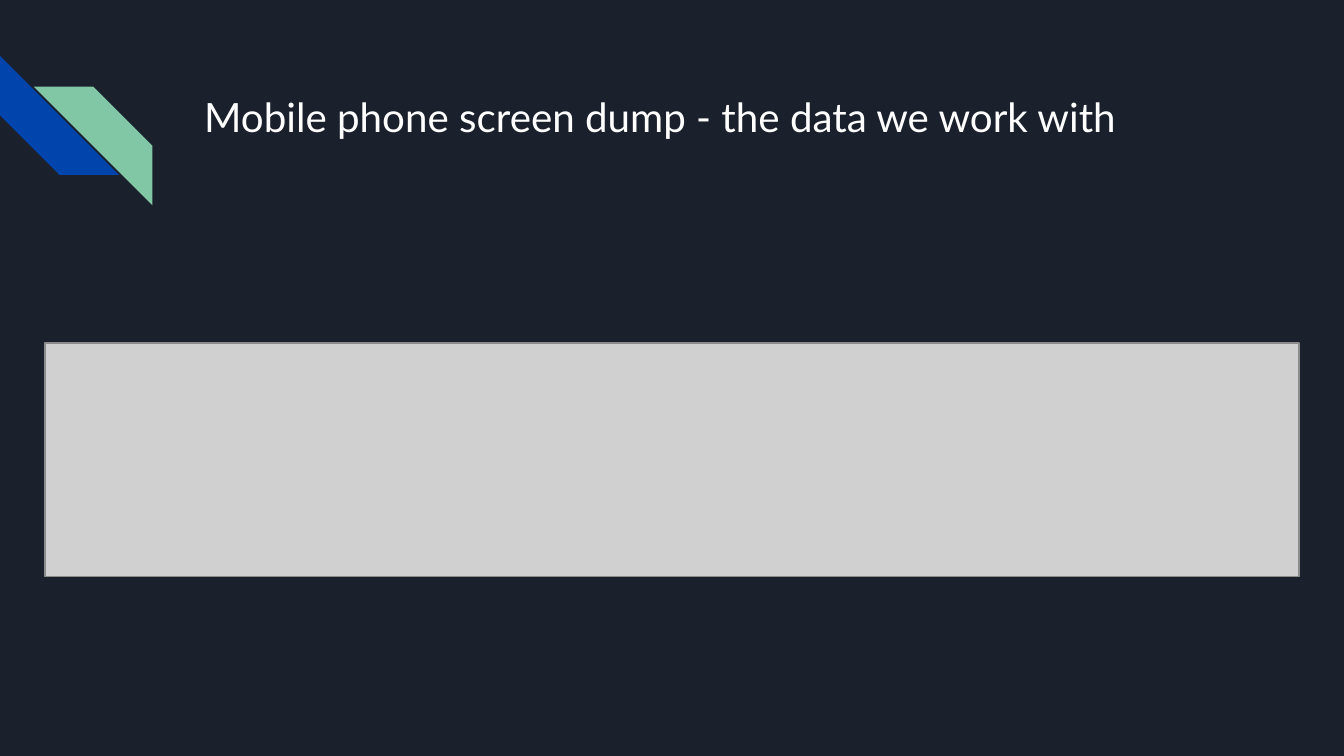
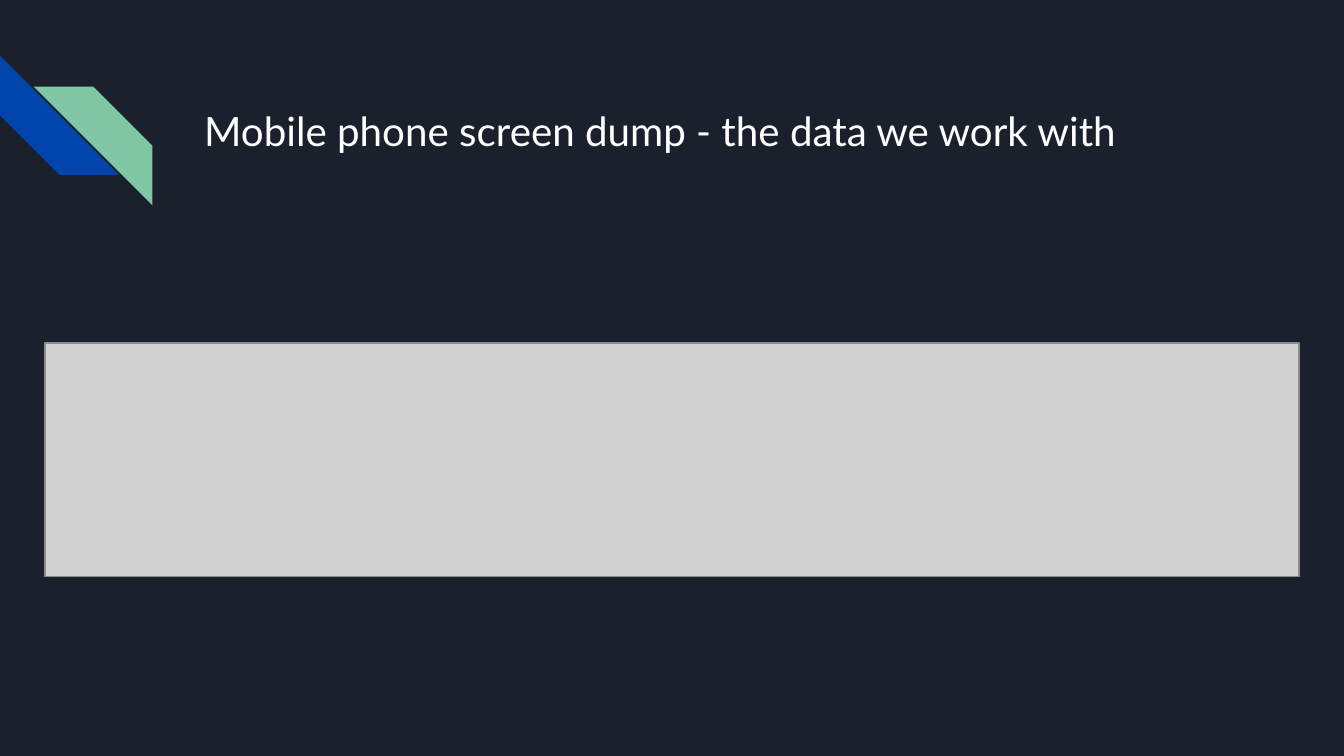
Before and after one commit to ZPP-MURMURAS/ZPP_Murmuras, a slide deck: slide 5 of docs/zpp_final_presentation.pptx (slide 4 before the commit). Drawn at 1344x756 pixels with LibreOffice and Linux fonts; fonts in the diff are those of the drawing; grey boxes stand for pictures. Boxes give left, top, right and bottom in pixels: in the first picture for what was removed or moved away, otherwise in the second. Text is boxed around its words. In the diff, an @@ line names an element or a change of style, - is before the commit and + after.

```diff
--- a/docs/zpp_final_presentation.pptx
+++ b/docs/zpp_final_presentation.pptx
@@ title "Mobile phone screen dump - ...": place and size @@
-title "Mobile phone screen dump - ..." at bbox=[204, 102, 1115, 139]
+title "Mobile phone screen dump - ..." at bbox=[204, 116, 1115, 153]
```
Also in this commit, not shown: 2 other slides changed, 3 slides added.
